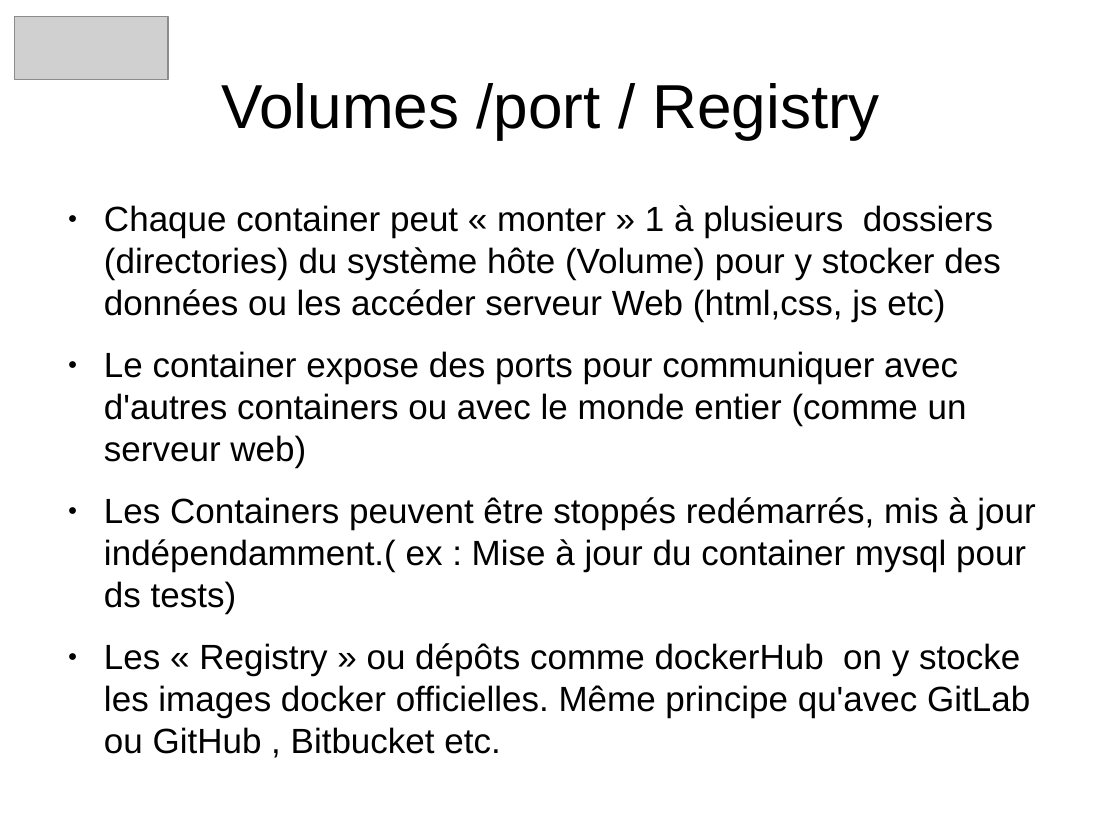
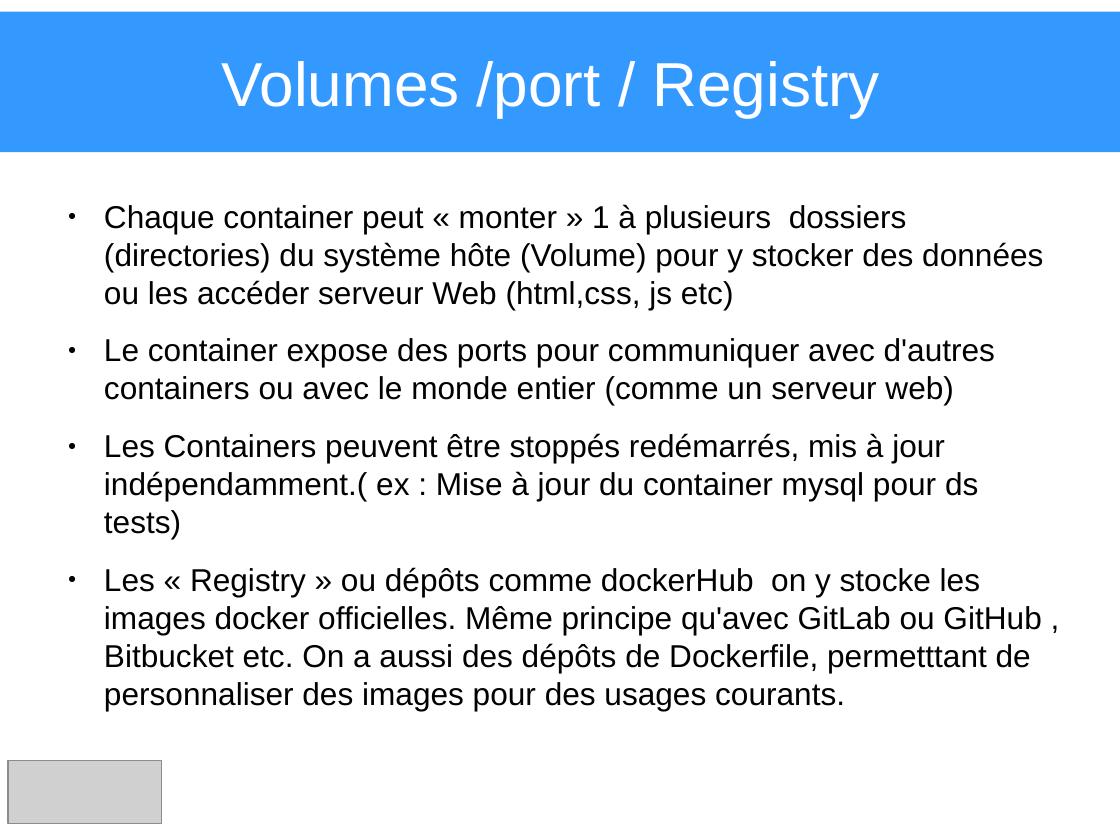
Before and after one commit to heylve/current, a slide deck: slide 14 of Rencontre_devs/docker_dev_conf_20_11_2017.odp. Drawn at 1120x840 pixels with LibreOffice and Linux fonts; fonts in the diff are those of the drawing; grey boxes stand for pictures. Boxes give left, top, right and bottom in pixels: in the first picture for what was removed or moved away, otherwise in the second. Text is boxed around its words. In the diff, an @@ line names an element or a change of style, - is before the commit and + after.

Commit message:
pres docker and agile

```diff
--- a/Rencontre_devs/docker_dev_conf_20_11_2017.odp
+++ b/Rencontre_devs/docker_dev_conf_20_11_2017.odp
@@ title "Volumes /port / Registry" resized from (x1=221, y1=83, x2=880, y2=139) to (x1=0, y1=12, x2=1120, y2=152) @@
@@ title "Volumes /port / Registry" at (x1=0, y1=12, x2=1120, y2=152): text colour #000000 to #FFFFFF; fill none to #3399FF @@
@@ text at (x1=104, y1=204, x2=1043, y2=539): size 24.8 to 22.4 pt in "Chaque container peut « monter » 1 ...", "Le container expose des ports pour communiquer ...", "Les Containers peuvent être stoppés redémarrés, mis ..." @@
@@ text at (x1=104, y1=567, x2=1041, y2=673): text changed; size 24.8 to 22.4 pt @@
-● Les « Registry » ou dépôts comme dockerHub on y stocke les images docker officielles. Même principe qu'avec GitLab ou GitHub , Bitbucket etc.
+● Les « Registry » ou dépôts comme dockerHub on y stocke les images docker officielles. Même principe qu'avec GitLab ou GitHub , Bitbucket etc. On a aussi des dépôts de Dockerfile, permetttant de personnaliser des images pour des usages courants.
@@ picture moved from (x1=14, y1=16, x2=168, y2=79) to (x1=8, y1=760, x2=162, y2=823) @@
```
Also in this commit, not shown: 16 other slides changed, 1 slide added, 1 slide removed.
